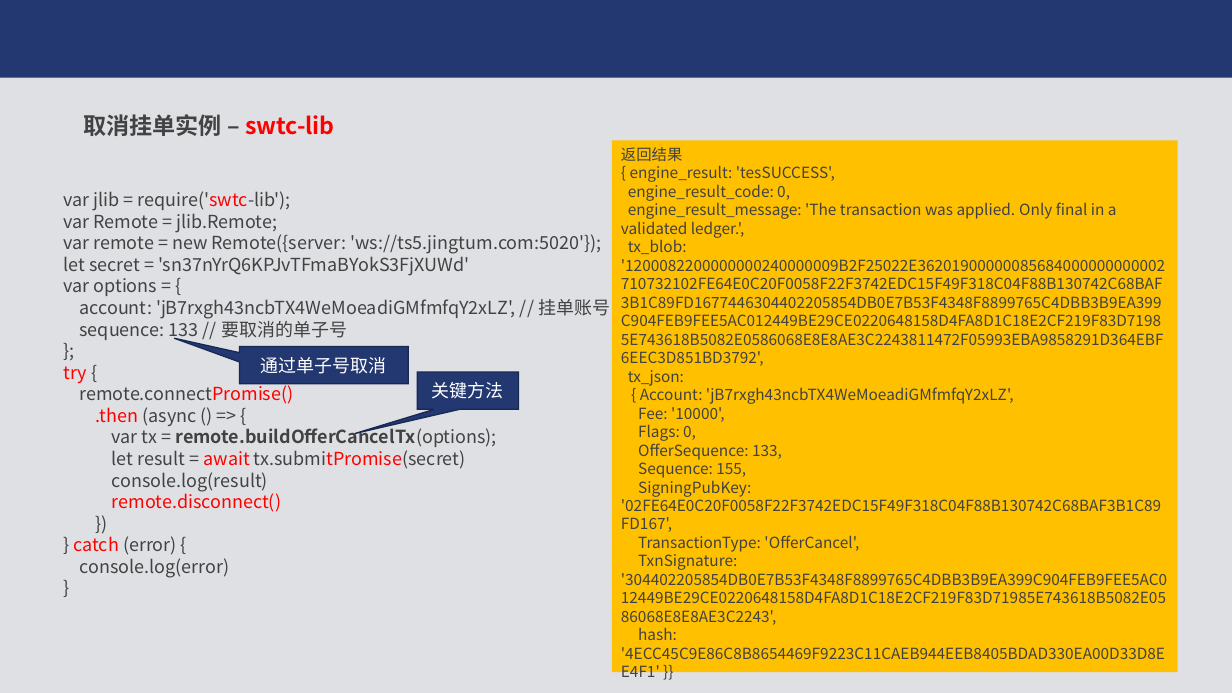
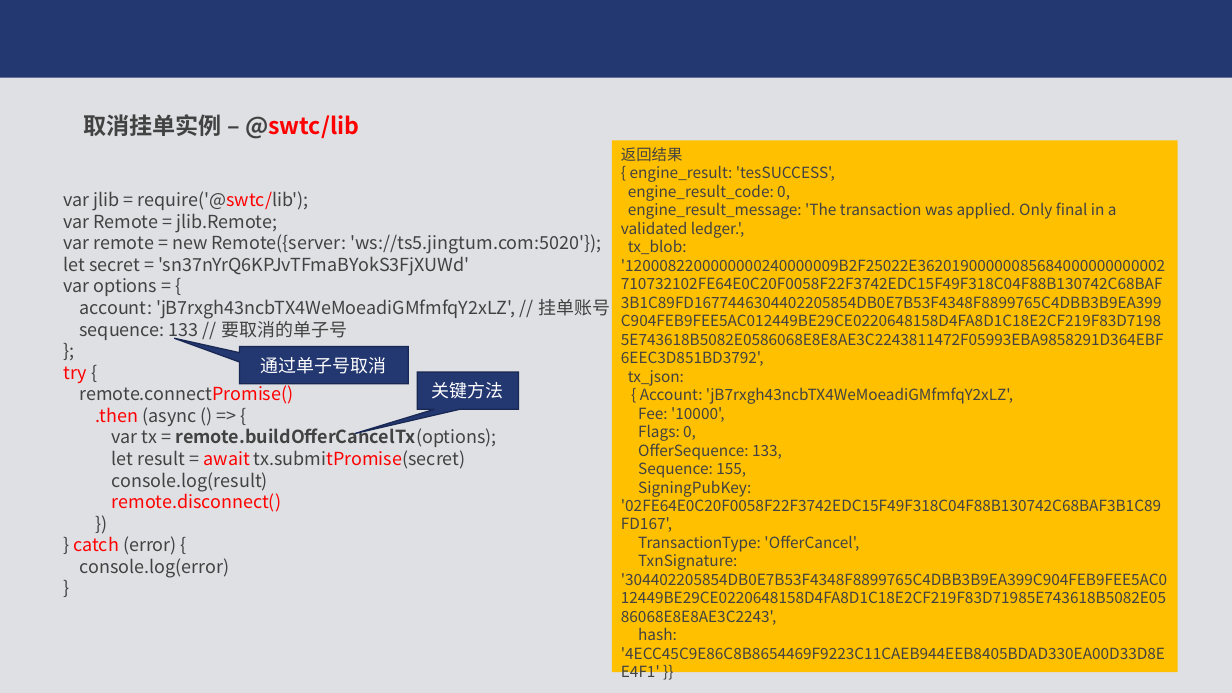
Before and after one commit to JCCDex/jingtum_doc, a slide deck: slide 25 of pfp14-swtclib.pptx. Drawn at 1232x693 pixels with LibreOffice and Linux fonts; fonts in the diff are those of the drawing; background and template pictures are left out. Boxes give left, top, right and bottom in pixels: in the first picture for what was removed or moved away, otherwise in the second. Text is boxed around its words. In the diff, an @@ line names an element or a change of style, - is before the commit and + after.

```diff
--- a/pfp14-swtclib.pptx
+++ b/pfp14-swtclib.pptx
@@ text at [83, 114, 359, 139]: text changed; text colour #FF0000 to #424242 @@
-取消挂单实例 – swtc-lib
+取消挂单实例 – @swtc/lib
@@ text at [63, 191, 309, 210]: text changed @@
-var jlib = require('swtc-lib');
+var jlib = require('@swtc/lib');
```
Also in this commit, not shown: 15 other slides changed.
